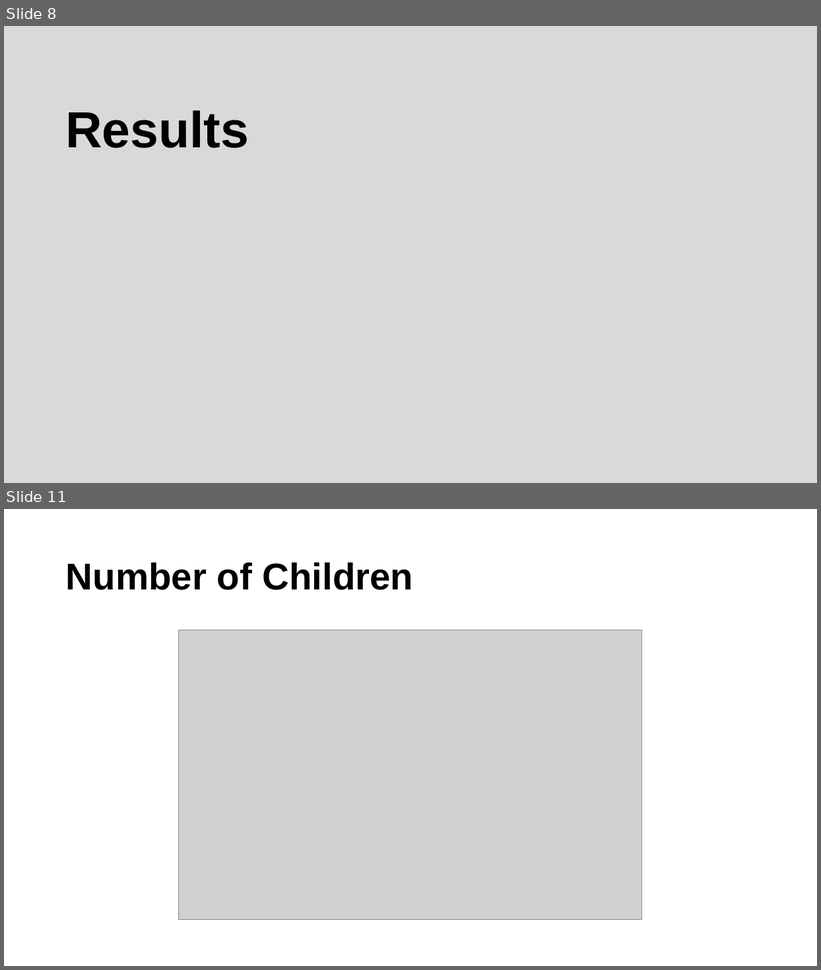
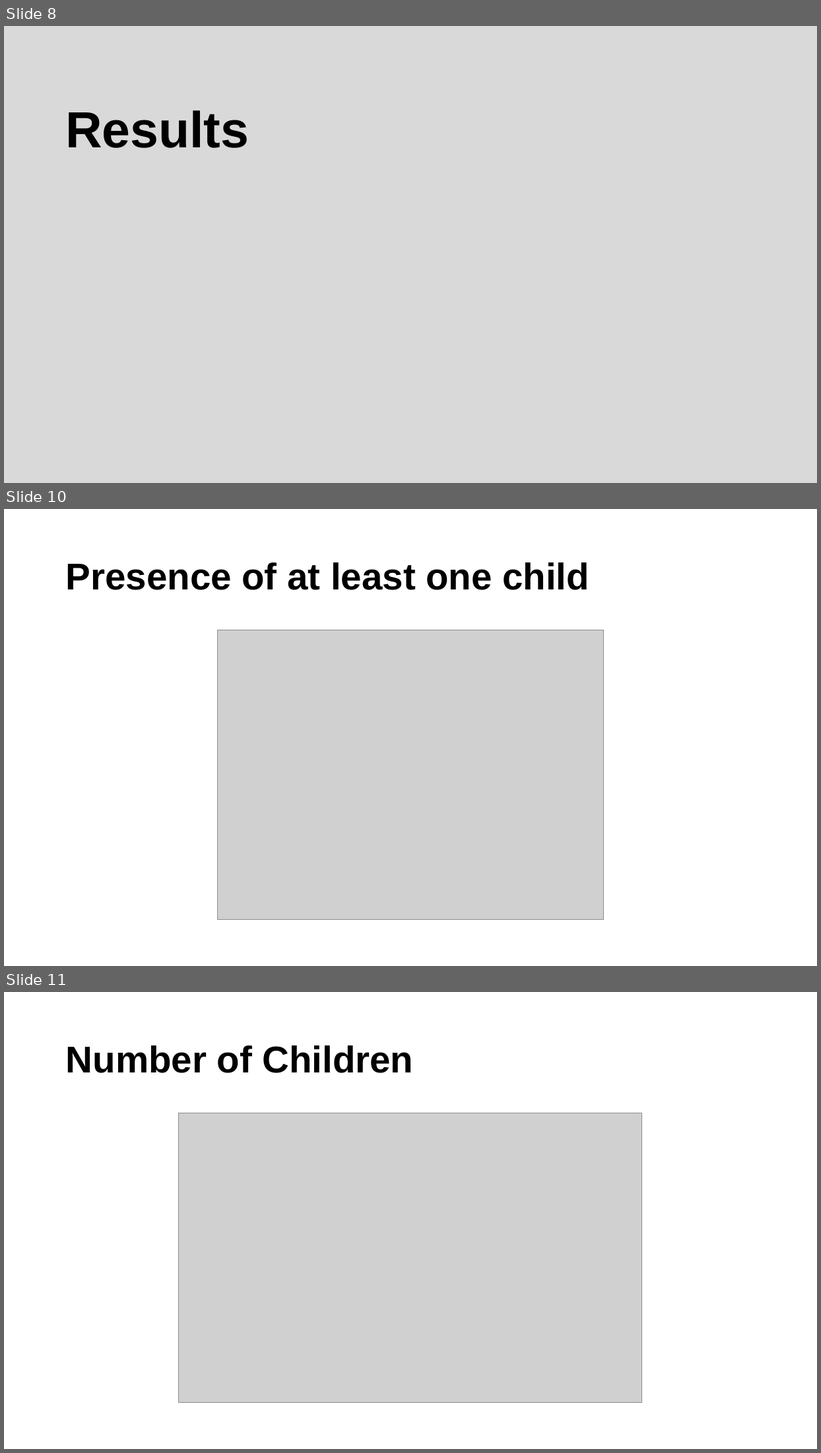
Before and after one commit to ucdiegorubi/oy_census_analysis, a slide deck: create_powerpoint/household_structure_estimates.pptx. Shown one above the other, each under a label of ours: slides 8 and 11 before the commit, slides 8, 10 and 11 after it; the slides between them are not shown. The pictures are 821x970 and 821x1453 pixels, drawn with LibreOffice and Linux fonts; fonts in the diff are those of the drawing; grey boxes stand for pictures; background and template pictures are left out. Boxes give left, top, right and bottom in pixels: in the first picture for what was removed or moved away, otherwise in the second. Text is boxed around its words. In the diff, an @@ line names an element or a change of style, - is before the commit and + after.

```diff
--- a/create_powerpoint/household_structure_estimates.pptx
+++ b/create_powerpoint/household_structure_estimates.pptx
@@ slide 10 added at (4,509,817,966), background #FFFFFF @@
@@ title added at (66,562,589,590), 44 pt, text #000000, bold @@
+Presence of at least one child
@@ picture added at (217,630,604,920) @@
```
Also in this commit, not shown: 5 slides changed, 1 slide removed, 4 other files.
